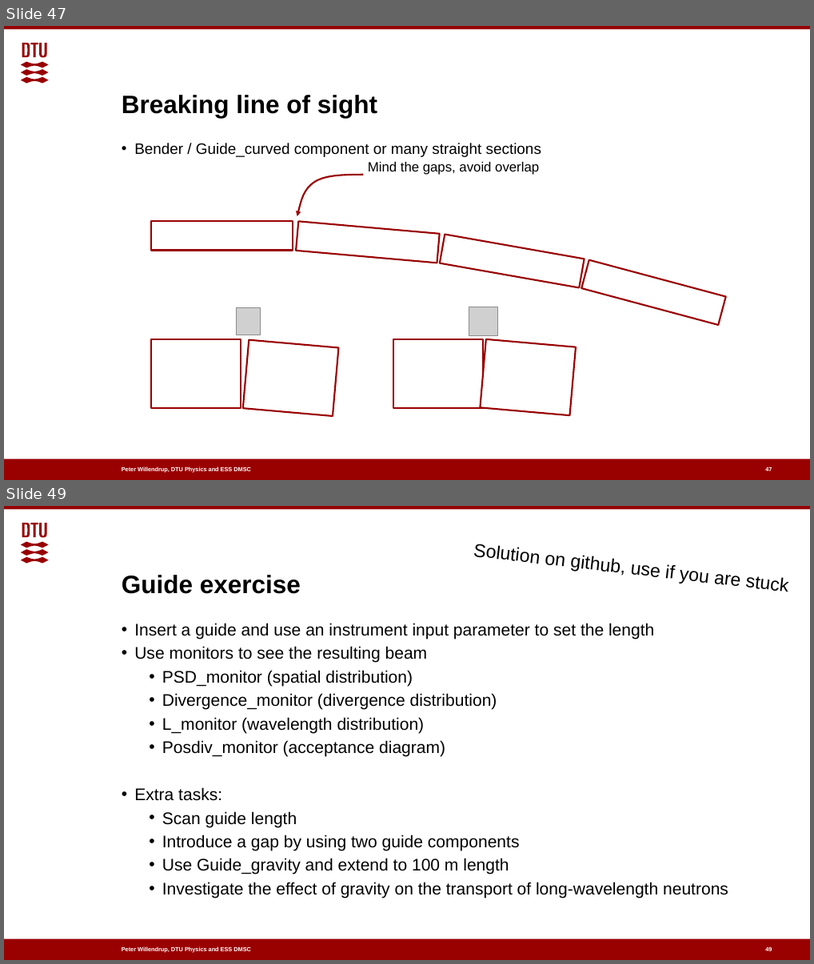
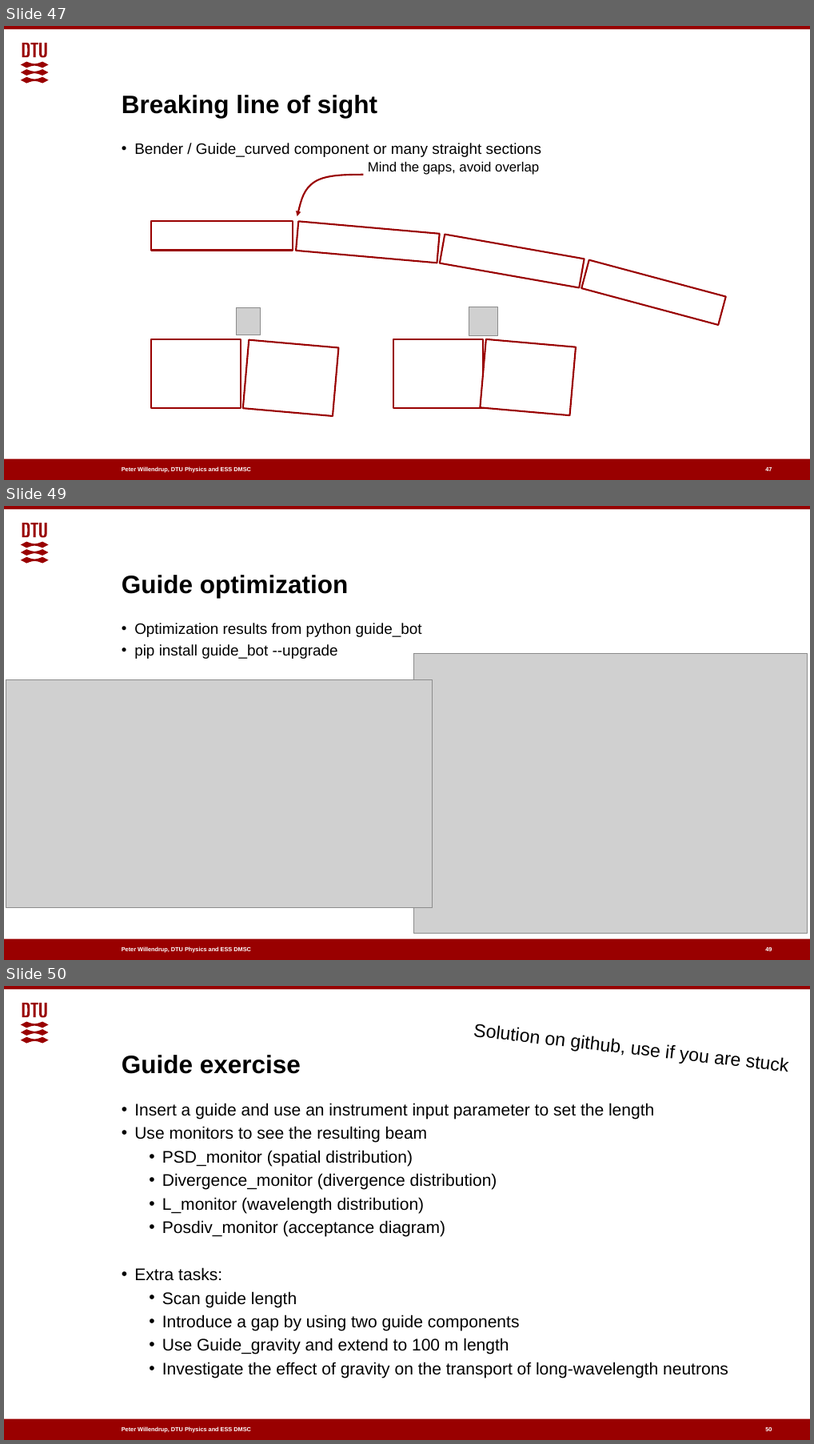
Before and after one commit to McStasMcXtrace/Schools, a slide deck: ESS_March_2022_IDS_Scipp_McStas_intro/Day1_Wednesday_March_16th/03_Neutron_guides/Guides_and_gravity.pptx. Shown one above the other, each under a label of ours: slides 47 and 49 before the commit, slides 47, 49 and 50 after it; the slides between them are not shown. The pictures are 814x964 and 814x1444 pixels, drawn with LibreOffice and Linux fonts; fonts in the diff are those of the drawing; grey boxes stand for pictures; background and template pictures are left out. Boxes give left, top, right and bottom in pixels: in the first picture for what was removed or moved away, otherwise in the second. Text is boxed around its words. In the diff, an @@ line names an element or a change of style, - is before the commit and + after.

Commit message:
Updates from Mads.
Changed slides for Guides, keynote, pptx and pdf format.

Added slides for McStasScript along with README.

```diff
--- a/ESS_March_2022_IDS_Scipp_McStas_intro/Day1_Wednesday_March_16th/03_Neutron_guides/Guides_and_gravity.pptx
+++ b/ESS_March_2022_IDS_Scipp_McStas_intro/Day1_Wednesday_March_16th/03_Neutron_guides/Guides_and_gravity.pptx
@@ slide 49 added at (4,506,810,960), background #FFFFFF; not listed: 4 template elements that a slide beside it also shows @@
@@ title added at (122,575,348,598), 30 pt, text #000000, bold @@
+Guide optimization
@@ text added at (134,623,422,659), 18 pt, text #000000 @@
+• Optimization results from python guide_bot
+• pip install guide_bot --upgrade
@@ picture added at (414,654,807,933) @@
@@ picture added at (6,680,433,908) @@
@@ page number added at (766,947,772,953), 7 pt, text #FFFFFF, bold @@
+49
@@ what was slide 49 is now slide 50 @@
@@ page number at (766,1427,772,1433): text changed @@
-49
+50
```
Also in this commit, not shown: 42 slides changed, 1 other slide added, 1 slide removed, 7 other files.
